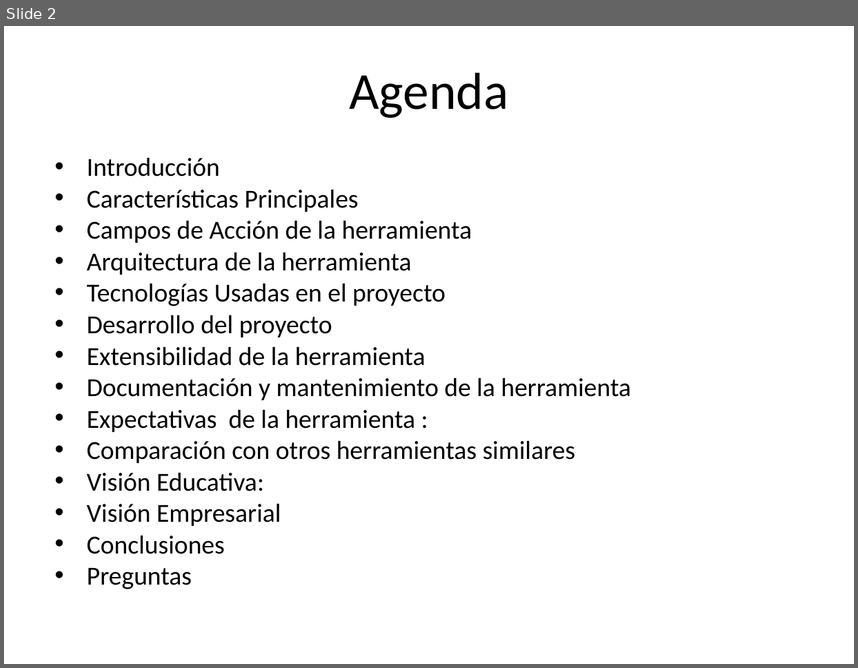
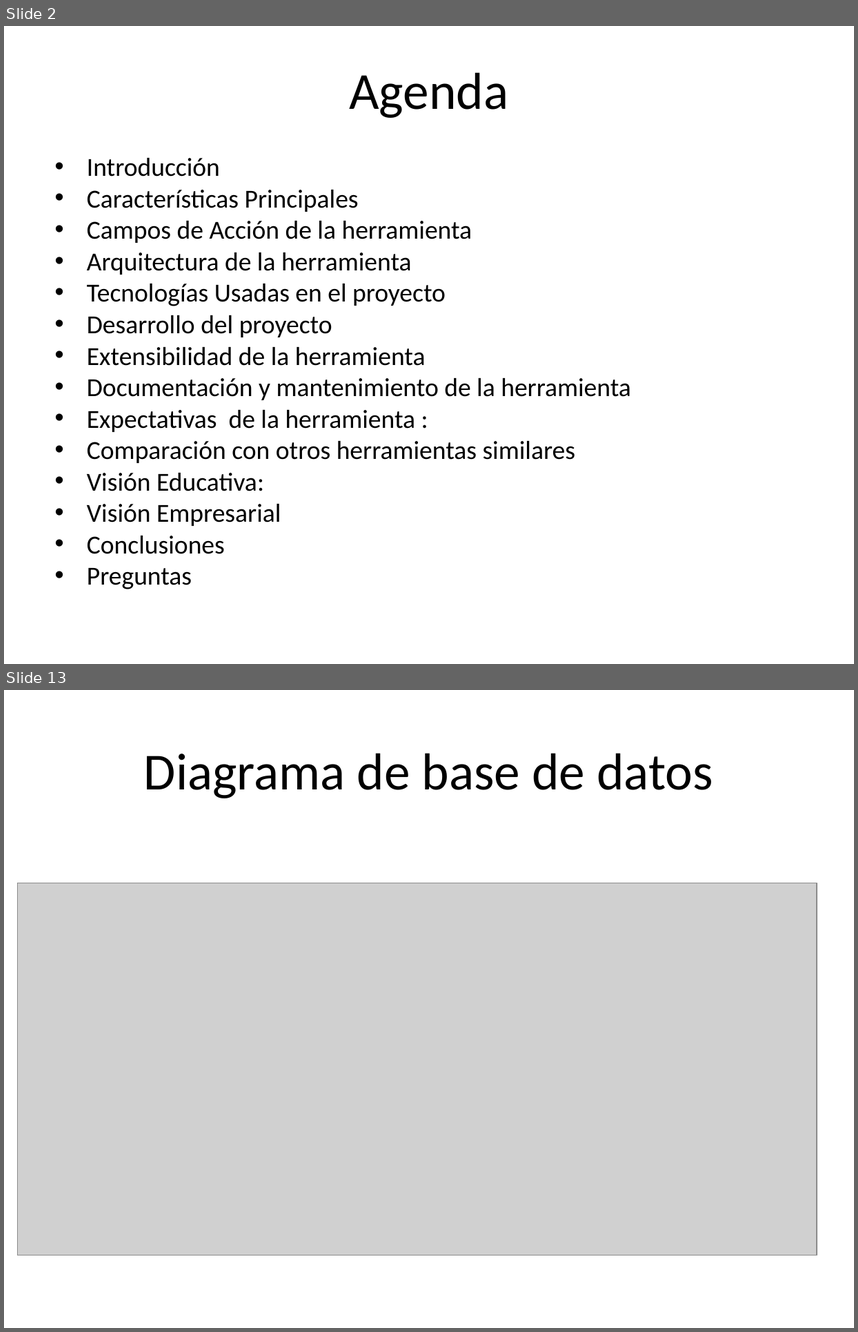
Before and after one commit to Xavinightshade/ipsimulator, a slide deck: presentacion/Presentacion Simulador Redes.ppt. Shown one above the other, each under a label of ours: slide 2 before the commit, slides 2 and 13 after it; the slides between them are not shown. The pictures are 858x668 and 858x1332 pixels, drawn with LibreOffice and Linux fonts; fonts in the diff are those of the drawing; grey boxes stand for pictures. Boxes give left, top, right and bottom in pixels: in the first picture for what was removed or moved away, otherwise in the second. Text is boxed around its words. In the diff, an @@ line names an element or a change of style, - is before the commit and + after.

```diff
--- a/presentacion/Presentacion Simulador Redes.ppt
+++ b/presentacion/Presentacion Simulador Redes.ppt
@@ slide 13 added at (x1=4, y1=690, x2=854, y2=1328), background #FFFFFF @@
@@ title added at (x1=144, y1=753, x2=713, y2=798), 44 pt, text #000000 @@
+Diagrama de base de datos
@@ picture added at (x1=18, y1=883, x2=818, y2=1255) @@
```
Also in this commit, not shown: 1 slide changed, 29 other slides added, 2 slides removed.
